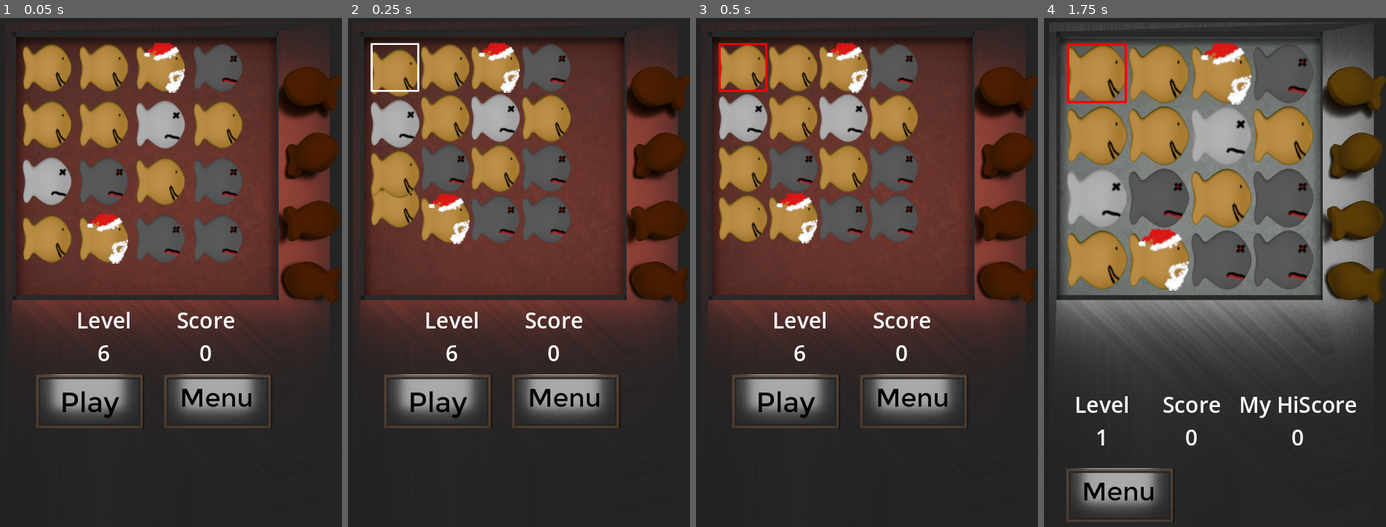
Above: before the commit, frames 1-4 (left to right).
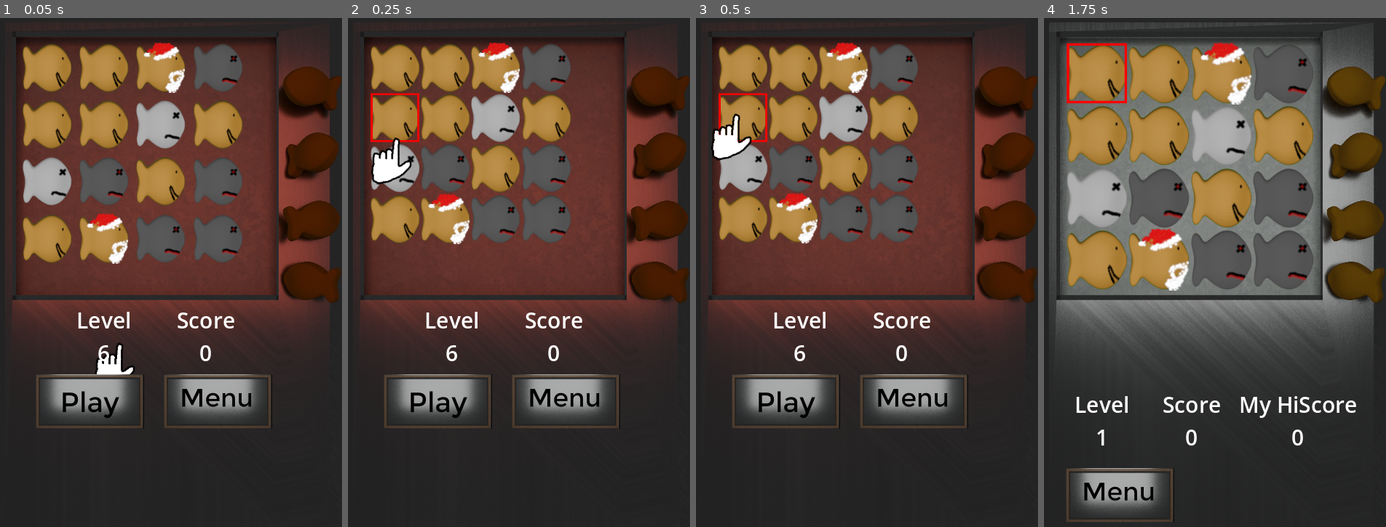
Above: after the commit, the same moments.

Repository: SecsAndCyber/GoldphishMatcher
Game: Godot game, scene res://source/failed_state.tscn
The game is run twice, just before and just after one commit, with the same random seed, the same clock (stepped at 60 frames per second) and the same inputs. This scene is started directly instead of the project's main scene.
Inputs (mouse positions are in pixels of both pictures, inside the frame that each line leads up to):
- Up to frame 1 (0.05 s): no input
- Up to frame 2 (0.25 s): no input
- Up to frame 3 (0.5 s): no input
- Up to frame 4 (1.75 s): click (1132, 399) at 0.5 s; click (1095, 73) at 1.27 s

The runs differ from the first frame. In frame 1, 0.4% of the frame differs, in the area x 27-40%, y 63-70%; in frame 2, 3.8%, in the area x 6-21%, y 4-45%; in frame 3, 2.8%; in frame 4, nothing differs.

Commit message:
Placeholder Clicker for rewatching

Diff:
--- a/source/replay_state.tscn
+++ b/source/replay_state.tscn
@@ -9,6 +9,7 @@
 [ext_resource type="Texture2D" uid="uid://bwlaom8gjjk4f" path="res://assets/UI/Next_Button_Frames.png" id="7_trif6"]
 [ext_resource type="Theme" uid="uid://docpmippif7jn" path="res://source/resources/PlayStateText.tres" id="8_l5b6s"]
 [ext_resource type="PackedScene" uid="uid://d1dm0gb8pvhv7" path="res://source/star_feed_back.tscn" id="9_iugh4"]
+[ext_resource type="Texture2D" uid="uid://dmdxre1kayvkv" path="res://assets/UI/clicker.png" id="10_8ie5r"]
 
 [sub_resource type="AtlasTexture" id="AtlasTexture_t6qk5"]
 atlas = ExtResource("5_h01aw")
@@ -196,6 +197,25 @@
 [node name="StarFeedBack" parent="Container" instance=ExtResource("9_iugh4")]
 visible = false
 
+[node name="Clicker" type="Control" parent="Container"]
+anchors_preset = 0
+offset_left = 150.0
+offset_top = 436.0
+offset_right = 190.0
+offset_bottom = 476.0
+mouse_filter = 2
+
+[node name="ClickerImg" type="TextureRect" parent="Container/Clicker"]
+z_index = 10
+layout_mode = 0
+offset_left = -24.28
+offset_top = 7.7
+offset_right = 103.72
+offset_bottom = 135.7
+scale = Vector2(0.59, 0.59)
+mouse_filter = 2
+texture = ExtResource("10_8ie5r")
+
 [connection signal="pressed" from="Container/ReturnButton" to="Container" method="_on_menu_button_pressed"]
 [connection signal="pressed" from="Container/RetryButton" to="Container" method="_on_retry_button_pressed"]
 [connection signal="pressed" from="Container/NextButton" to="Container" method="_on_next_button_pressed"]
--- a/source/scripts/replay_state.gd
+++ b/source/scripts/replay_state.gd
@@ -36,6 +36,7 @@
 
 	if !check_button.button_pressed: return
 	check_button.disabled = true
+	_process_clicker(delta)
 
 	if(board.rebuilding): return
 	if(board.matching): return
@@ -63,12 +64,14 @@
 				board.selector.SelectionY = board.LETTERS.find(rc)
 				var source:Vector2i = Vector2i.ZERO
 				source = board.selector.selection
-				get_tree().create_timer(.05).timeout.connect(func():
+				move_clicker_to_selector(func():
+				# get_tree().create_timer(.05).timeout.connect(func():
 					board.selector.SelectionX = source.x - delta
 					board.selector.SelectionY = source.y
 					var target:Vector2i = Vector2i.ZERO
 					target = board.selector.selection
-					get_tree().create_timer(.05).timeout.connect(func():
+					move_clicker_to_selector(func():
+					# get_tree().create_timer(.05).timeout.connect(func():
 						board.swap_spots(source, target)
 						step_active = false
 					)
@@ -81,12 +84,14 @@
 				board.selector.SelectionY = 1
 				var source:Vector2i = Vector2i.ZERO
 				source= board.selector.selection
-				get_tree().create_timer(.025).timeout.connect(func():
+				move_clicker_to_selector(func():
+				#get_tree().create_timer(.025).timeout.connect(func():
 					board.selector.SelectionX = source.x
 					board.selector.SelectionY = source.y - delta
 					var target:Vector2i = Vector2i.ZERO
 					target = board.selector.selection
-					get_tree().create_timer(.025).timeout.connect(func():
+					move_clicker_to_selector(func():
+					# get_tree().create_timer(.025).timeout.connect(func():
 						board.swap_spots(source, target)
 						step_active = false
 					)
@@ -109,3 +114,35 @@
 func _on_check_button_toggled(toggled_on: bool) -> void:
 	do_replay_setup()
 	check_button.button_pressed = toggled_on
+
+@onready var clicker: Control = $Clicker
+var clicker_dest: Vector2
+var clicker_callables = []
+var clicker_speed: float = 10
+var clicker_done: bool = true
+func _process_clicker(delta: float):
+	if clicker_done:
+		return
+	var clicker_delta = clicker_dest.distance_squared_to(clicker.global_position)
+	clicker.global_position.x = lerp(
+		clicker.global_position.x,
+		clicker_dest.x,
+		clicker_speed * delta
+	)
+	clicker.global_position.y = lerp(
+		clicker.global_position.y,
+		clicker_dest.y,
+		clicker_speed * delta
+	)
+	if clicker_delta < 1:
+		board.selector.visible = true
+		clicker_done = true
+		if clicker_callables:
+			var next = clicker_callables[0]
+			clicker_callables = clicker_callables.slice(1)
+			get_tree().create_timer(0).timeout.connect(next)
+func move_clicker_to_selector(callable:Callable):
+	clicker_dest = board.selector.target_position
+	board.selector.visible = false
+	clicker_callables.append(callable)
+	clicker_done = false
--- a/source/scripts/selector.gd
+++ b/source/scripts/selector.gd
@@ -2,7 +2,8 @@
 class_name Selector
 
 @export var speed: float = 1.5
-var selection = Vector2i(0,0)
+var selection = Vector2i.ZERO
+var target_position = Vector2.ZERO
 
 @onready var toast_text: RichTextLabel = $"../toastText"
 var cleared: bool = true
@@ -14,6 +15,7 @@
 		if blocks and blocks[0]:
 			cleared = false
 			selection.x = (value + len(blocks)) % len(blocks)
+			target_position.x = blocks[selection.x][selection.y].global_position.x
 	get: return selection.x
 
 var SelectionY:int:
@@ -21,6 +23,7 @@
 		if blocks and blocks[0]:
 			cleared = false
 			selection.y = (value + len(blocks[0])) % len(blocks[0])
+			target_position.y = blocks[selection.x][selection.y].global_position.y
 	get: return selection.y
 
 func clear():
@@ -38,7 +41,7 @@
 	toast_text.modulate = Color(256, 256, 256, 1)
 
 func _process(delta: float) -> void:
-	visible = !cleared and (!Reg.Loss and !toast_text.visible)
+	visible = !cleared and !Reg.Loss and !toast_text.visible
 	scale = Vector2(Reg.Level_Scale, Reg.Level_Scale)
 	if toast_text.visible:
 		toast_text.global_position.y = lerp(toast_text.global_position.y, toast_top, speed*delta)
Binary file added: assets/UI/clicker.png
Not shown, added: assets/UI/clicker.png.import
Not shown: 1 places in source/replay_state.tscn that only renumber resources
